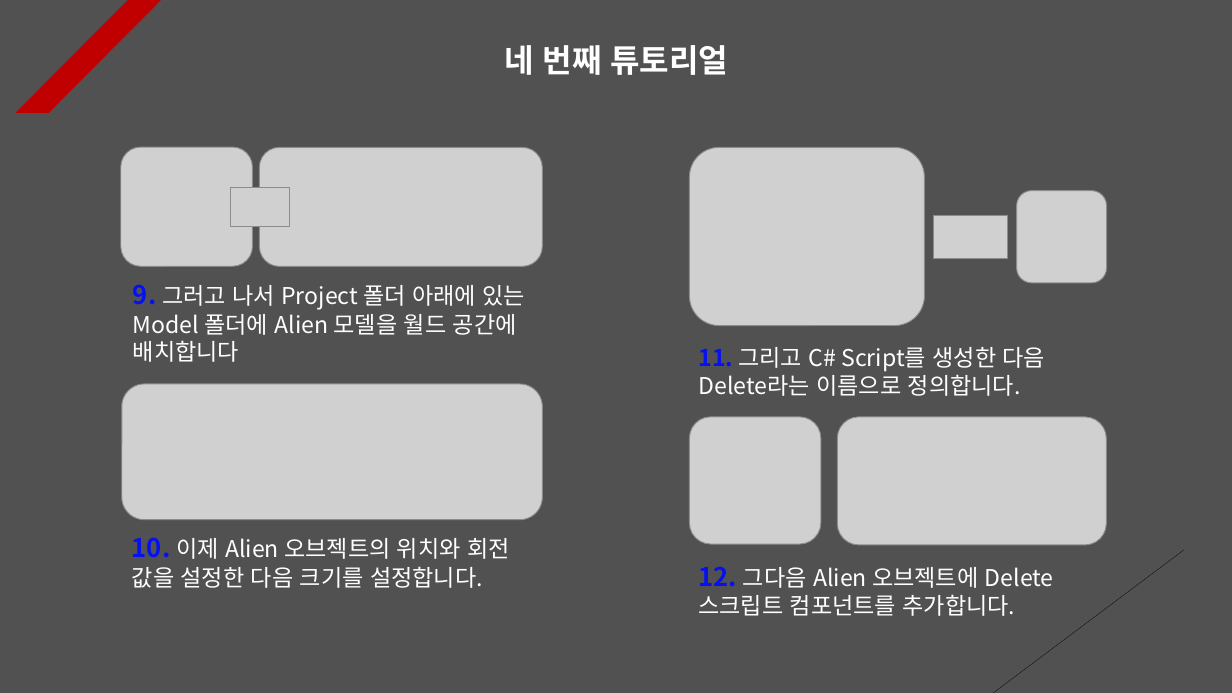
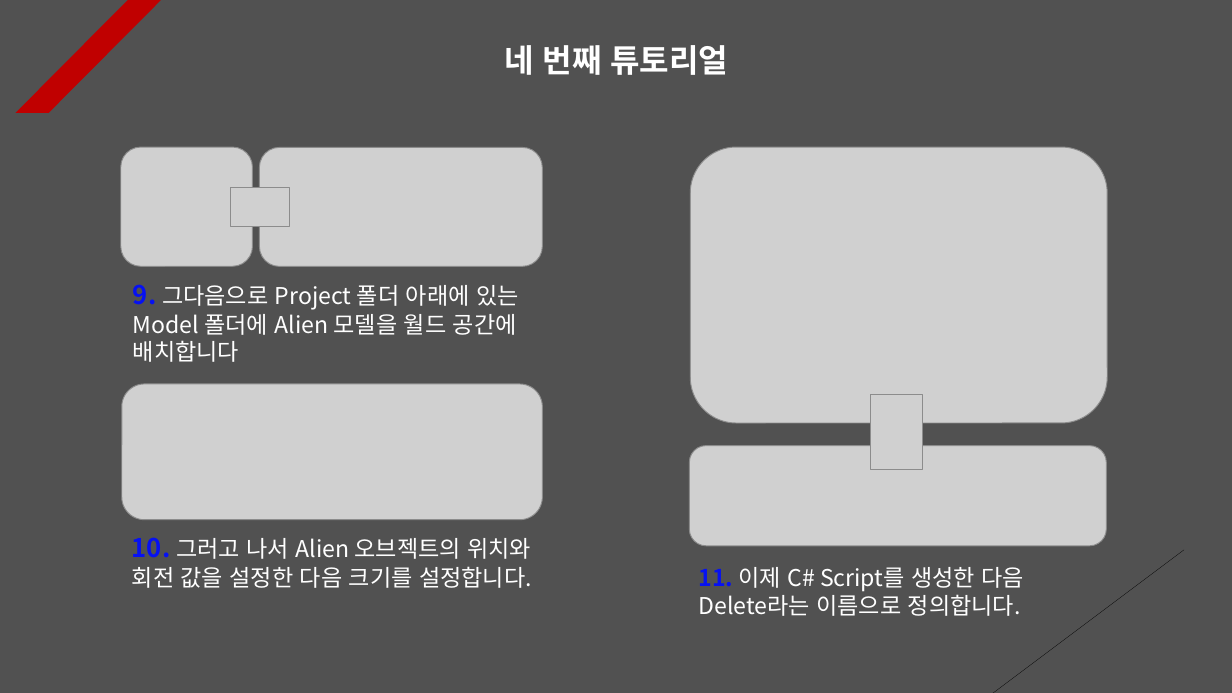
Before and after one commit to Unity2033/3D-UnityEngine, a slide deck: slide 4 of Assets/Instantiate & Destroy/PPT Data/Instatiate and Destroy Example.pptx. Drawn at 1232x693 pixels with LibreOffice and Linux fonts; fonts in the diff are those of the drawing; grey boxes stand for pictures. Boxes give left, top, right and bottom in pixels: in the first picture for what was removed or moved away, otherwise in the second. Text is boxed around its words. In the diff, an @@ line names an element or a change of style, - is before the commit and + after.

```diff
--- a/Assets/Instantiate & Destroy/PPT Data/Instatiate and Destroy Example.pptx
+++ b/Assets/Instantiate & Destroy/PPT Data/Instatiate and Destroy Example.pptx
@@ picture resized from (x1=689, y1=148, x2=924, y2=326) to (x1=690, y1=147, x2=1107, y2=423) @@
@@ picture removed at (x1=1017, y1=190, x2=1106, y2=283) @@
@@ text at (x1=133, y1=284, x2=519, y2=362): text changed @@
-9. 그러고 나서 Project 폴더 아래에 있는 Model 폴더에 Alien 모델을 월드 공간에 배치합니다
+9. 그다음으로 Project 폴더 아래에 있는 Model 폴더에 Alien 모델을 월드 공간에 배치합니다
@@ picture removed at (x1=689, y1=417, x2=821, y2=544) @@
@@ picture at (x1=872, y1=394, x2=923, y2=470): rotation 0 to 90 degrees @@
@@ picture resized from (x1=837, y1=417, x2=1106, y2=545) to (x1=689, y1=445, x2=1106, y2=545) @@
@@ text at (x1=132, y1=537, x2=532, y2=588): text changed @@
-10. 이제 Alien 오브젝트의 위치와 회전 값을 설정한 다음 크기를 설정합니다.
+10. 그러고 나서 Alien 오브젝트의 위치와 회전 값을 설정한 다음 크기를 설정합니다.
@@ text at (x1=698, y1=567, x2=1024, y2=616): text changed @@
-11. 그리고 C# Script를 생성한 다음 Delete라는 이름으로 정의합니다.
+11. 이제 C# Script를 생성한 다음 Delete라는 이름으로 정의합니다.
@@ text removed at (x1=698, y1=566, x2=1054, y2=616) @@
-12. 그다음 Alien 오브젝트에 Delete 스크립트 컴포넌트를 추가합니다.
```
Also in this commit, not shown: 11 other slides changed, 1 slide removed, 42 other files.
